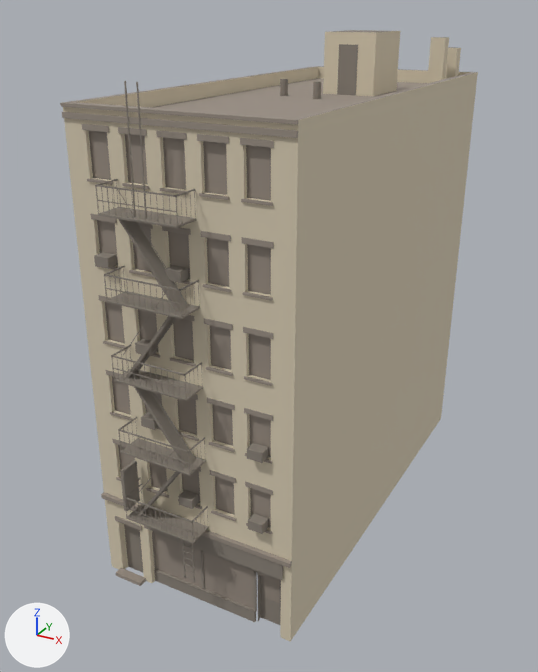
What one commit did to the glTF model assets/models/buildings/tenement_e.glb.
Before and after are seen from a camera (50 mm lens) standing at (14.4, -19.8, 22.9) and looking at (-0.9, 8.0, 9.0). Lighting does not change. The marker at lower left points along +X, +Y and +Z. The first picture is the older version. Vertices at exactly the same position are counted once.

The scene before the commit, as lines of its bpy script (objects in view):
```python
mat_m_brick_painted = principled_material('M_Brick_Painted')
mat_m_brick_painted.base_color = (0.694, 0.61, 0.456)  # beige #d9cdb4
mat_m_brick_painted.roughness = 0.85
mat_m_palette = principled_material('M_Palette')
mat_m_palette.base_color = (0.254, 0.223, 0.188)  # grey #8a8278
mat_m_palette.roughness = 0.8
mat_m_shopglass = principled_material('M_ShopGlass')
mat_m_shopglass.base_color = (0.323, 0.275, 0.231)  # grey #9a8f84
mat_m_shopglass.roughness = 0.12
mat_m_stone = principled_material('M_Stone')
mat_m_stone.base_color = (0.323, 0.275, 0.231)  # grey #9a8f84
mat_m_stone.roughness = 0.85
mat_m_window = principled_material('M_Window')
mat_m_window.base_color = (0.323, 0.275, 0.231)  # grey #9a8f84
mat_m_window.roughness = 0.15
me_tenement_e = bpy.data.meshes.new('tenement_e')
me_tenement_e.from_pydata(...)  # 2735 vertices, 2759 faces; spans x -4.5..4.5, y -1.1..20.0, z 0.0..22.0
# faces by material slot: [340, 100, 1513, 798, 6, 2]
me_tenement_e.materials.append(mat_m_brick_painted)  # beige #d9cdb4
me_tenement_e.materials.append(mat_m_window)  # grey #9a8f84
me_tenement_e.materials.append(mat_m_palette)  # grey #8a8278
me_tenement_e.materials.append(mat_m_stone)  # grey #9a8f84
me_tenement_e.materials.append(mat_m_shopglass)  # grey #9a8f84
me_tenement_e.materials.append(mat_m_roof)  # grey #9a8f84
ob_tenement_e = bpy.data.objects.new('tenement_e', me_tenement_e)
ob_tenement_e.location = (0.0, 0.0, 0.0)
```
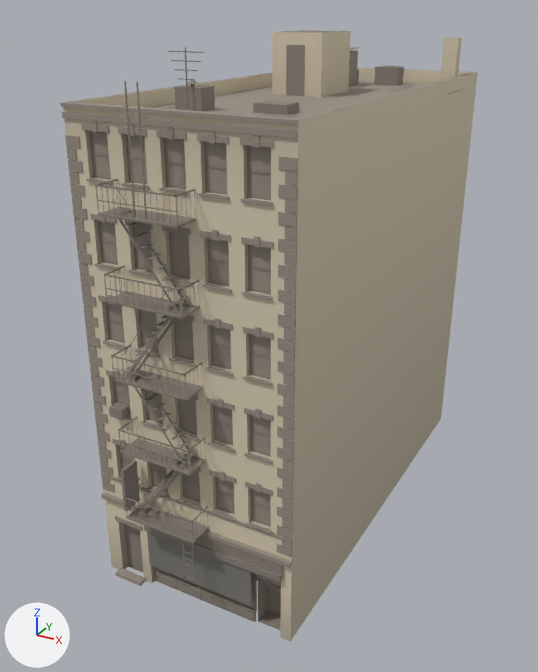
Changed parts and their boxes (x1, y1, x2, y2) in the pictures (538 x 672 px; the box of a moved part takes in the faces that stretch with it):
'tenement_e', reshaped: (60, 30, 478, 642) in both
part 1 of me_tenement_e, moved or reshaped: before (323, 30, 400, 96); after (272, 30, 351, 97)
part 2 of me_tenement_e, moved or reshaped: before (427, 37, 449, 84); after (440, 38, 462, 80)
part 3 of me_tenement_e, deleted: before (94, 44, 461, 603)
part 4 of me_tenement_e, built on: before (85, 131, 281, 625); after (65, 47, 299, 630)
part 5 of me_tenement_e, added: after (286, 45, 465, 96)
part 6 of me_tenement_e, edited (looks the same): (150, 82, 427, 118) in both

Diff of the bpy script that builds the scene:
```diff
--- a/assets/models/buildings/tenement_e.glb.py
+++ b/assets/models/buildings/tenement_e.glb.py
@@ mat_m_brick_painted @@
 n0 = _N.new('ShaderNodeBsdfPrincipled'); n0.name = 'Principled BSDF'
-n0.inputs[0].default_value = (0.694, 0.61, 0.456, 1.0)  # 'Base Color', beige #d9cdb4
 n0.inputs[2].default_value = 0.85  # 'Roughness'
 n1 = _N.new('ShaderNodeOutputMaterial'); n1.name = 'Material Output'
+n2 = _N.new('ShaderNodeMix'); n2.name = 'Mix'
+n2.data_type = 'RGBA'
+n2.blend_type = 'MULTIPLY'
+n2.inputs[0].default_value = 1.0  # 'Factor'
+n2.inputs[7].default_value = (0.694, 0.61, 0.456, 1.0)  # 'B', beige #d9cdb4
+n3 = _N.new('ShaderNodeVertexColor'); n3.name = 'Color Attribute'
 _L.new(n0.outputs[0], n1.inputs[0])  # 'BSDF' to 'Surface'
+_L.new(n2.outputs[2], n0.inputs[0])  # 'Result' to 'Base Color'
+_L.new(n3.outputs[0], n2.inputs[6])  # 'Color' to 'A'
@@ mat_m_window @@
 n0 = _N.new('ShaderNodeBsdfPrincipled'); n0.name = 'Principled BSDF'
-n0.inputs[0].default_value = (0.323, 0.275, 0.231, 1.0)  # 'Base Color', grey #9a8f84
 n0.inputs[2].default_value = 0.15  # 'Roughness'
 n1 = _N.new('ShaderNodeOutputMaterial'); n1.name = 'Material Output'
+n2 = _N.new('ShaderNodeMix'); n2.name = 'Mix'
+n2.data_type = 'RGBA'
+n2.blend_type = 'MULTIPLY'
+n2.inputs[0].default_value = 1.0  # 'Factor'
+n2.inputs[7].default_value = (0.323, 0.275, 0.231, 1.0)  # 'B', grey #9a8f84
+n3 = _N.new('ShaderNodeVertexColor'); n3.name = 'Color Attribute'
 _L.new(n0.outputs[0], n1.inputs[0])  # 'BSDF' to 'Surface'
+_L.new(n2.outputs[2], n0.inputs[0])  # 'Result' to 'Base Color'
+_L.new(n3.outputs[0], n2.inputs[6])  # 'Color' to 'A'
@@ mat_m_palette @@
 n0 = _N.new('ShaderNodeBsdfPrincipled'); n0.name = 'Principled BSDF'
-n0.inputs[0].default_value = (0.254, 0.223, 0.188, 1.0)  # 'Base Color', grey #8a8278
 n0.inputs[2].default_value = 0.8  # 'Roughness'
 n1 = _N.new('ShaderNodeOutputMaterial'); n1.name = 'Material Output'
+n2 = _N.new('ShaderNodeMix'); n2.name = 'Mix'
+n2.data_type = 'RGBA'
+n2.blend_type = 'MULTIPLY'
+n2.inputs[0].default_value = 1.0  # 'Factor'
+n2.inputs[7].default_value = (0.254, 0.223, 0.188, 1.0)  # 'B', grey #8a8278
+n3 = _N.new('ShaderNodeVertexColor'); n3.name = 'Color Attribute'
 _L.new(n0.outputs[0], n1.inputs[0])  # 'BSDF' to 'Surface'
+_L.new(n2.outputs[2], n0.inputs[0])  # 'Result' to 'Base Color'
+_L.new(n3.outputs[0], n2.inputs[6])  # 'Color' to 'A'
@@ mat_m_stone @@
 n0 = _N.new('ShaderNodeBsdfPrincipled'); n0.name = 'Principled BSDF'
-n0.inputs[0].default_value = (0.323, 0.275, 0.231, 1.0)  # 'Base Color', grey #9a8f84
 n0.inputs[2].default_value = 0.85  # 'Roughness'
 n1 = _N.new('ShaderNodeOutputMaterial'); n1.name = 'Material Output'
+n2 = _N.new('ShaderNodeMix'); n2.name = 'Mix'
+n2.data_type = 'RGBA'
+n2.blend_type = 'MULTIPLY'
+n2.inputs[0].default_value = 1.0  # 'Factor'
+n2.inputs[7].default_value = (0.323, 0.275, 0.231, 1.0)  # 'B', grey #9a8f84
+n3 = _N.new('ShaderNodeVertexColor'); n3.name = 'Color Attribute'
 _L.new(n0.outputs[0], n1.inputs[0])  # 'BSDF' to 'Surface'
+_L.new(n2.outputs[2], n0.inputs[0])  # 'Result' to 'Base Color'
+_L.new(n3.outputs[0], n2.inputs[6])  # 'Color' to 'A'
@@ mat_m_shopglass @@
 n0 = _N.new('ShaderNodeBsdfPrincipled'); n0.name = 'Principled BSDF'
-n0.inputs[0].default_value = (0.323, 0.275, 0.231, 1.0)  # 'Base Color', grey #9a8f84
 n0.inputs[2].default_value = 0.12  # 'Roughness'
 n1 = _N.new('ShaderNodeOutputMaterial'); n1.name = 'Material Output'
+n2 = _N.new('ShaderNodeMix'); n2.name = 'Mix'
+n2.data_type = 'RGBA'
+n2.blend_type = 'MULTIPLY'
+n2.inputs[0].default_value = 1.0  # 'Factor'
+n2.inputs[7].default_value = (0.323, 0.275, 0.231, 1.0)  # 'B', grey #9a8f84
+n3 = _N.new('ShaderNodeVertexColor'); n3.name = 'Color Attribute'
 _L.new(n0.outputs[0], n1.inputs[0])  # 'BSDF' to 'Surface'
+_L.new(n2.outputs[2], n0.inputs[0])  # 'Result' to 'Base Color'
+_L.new(n3.outputs[0], n2.inputs[6])  # 'Color' to 'A'
@@ mat_m_wood @@
+mat_m_wood = bpy.data.materials.new('M_Wood')
+# nodes: BsdfPrincipled, Mix, OutputMaterial, VertexColor
+# colours: grey #9a8f84, mixed with the vertex colours
@@ mat_m_shutter @@
+mat_m_shutter = bpy.data.materials.new('M_Shutter')
+# nodes: BsdfPrincipled, Mix, OutputMaterial, VertexColor
+# colours: grey #8d8b85, mixed with the vertex colours
@@ mat_m_roof_tar @@
+mat_m_roof_tar = bpy.data.materials.new('M_Roof_Tar')
+# nodes: BsdfPrincipled, Mix, OutputMaterial, VertexColor
+# colours: grey #9a8f84, mixed with the vertex colours
@@ me_tenement_e @@
-me_tenement_e.from_pydata(...)  # 2735 vertices, 2759 faces; spans x -4.5..4.5, y -1.1..20.0, z 0.0..22.0
+me_tenement_e.from_pydata(...)  # 4110 vertices, 3687 faces; spans x -4.5..4.5, y -1.1..20.0, z 0.0..22.0
+# me_tenement_e part 1: the loose piece of 8 vertices spanning x -0.5..1.9, y 12.4..15.4, z 19.4..22.0 is moved by (-1.9, -1.4, 0.0)
+# me_tenement_e part 2: the loose piece of 8 vertices spanning x 2.8..3.5, y 17.2..17.8, z 19.4..21.6 is moved by (0.5, 0.2, 0.0)
+# me_tenement_e part 3: 13 loose pieces with 112 vertices, spanning x -3.4..3.8, y -0.3..19.3, z 1.1..21.7, are deleted
+# me_tenement_e part 4: 176 vertices moved within x -3.7..3.7, y -0.1..0.3, z 0.6..19.1; 24 vertices removed from x -2.2..4.1, y -0.1..0.6, z 0.0..19.0; 1415 vertices added at x -4.5..4.5, y -0.8..6.0, z 0.0..21.7
+# me_tenement_e part 5: 96 vertices added at x -3.6..4.5, y 11.0..18.5, z 19.4..21.5
+# me_tenement_e part 6: 2 faces spanning x -4.2..4.2, y 0.3..19.7, z 19.4 switch from mat_m_roof (grey #9a8f84) to mat_m_roof_tar
+# other edits to the shape of me_tenement_e do not show in these pictures
 me_tenement_e.materials.append(mat_m_brick_painted)
@@ me_tenement_e @@
 me_tenement_e.materials.append(mat_m_shopglass)
+me_tenement_e.materials.append(mat_m_shutter)
+me_tenement_e.materials.append(mat_m_wood)
```
